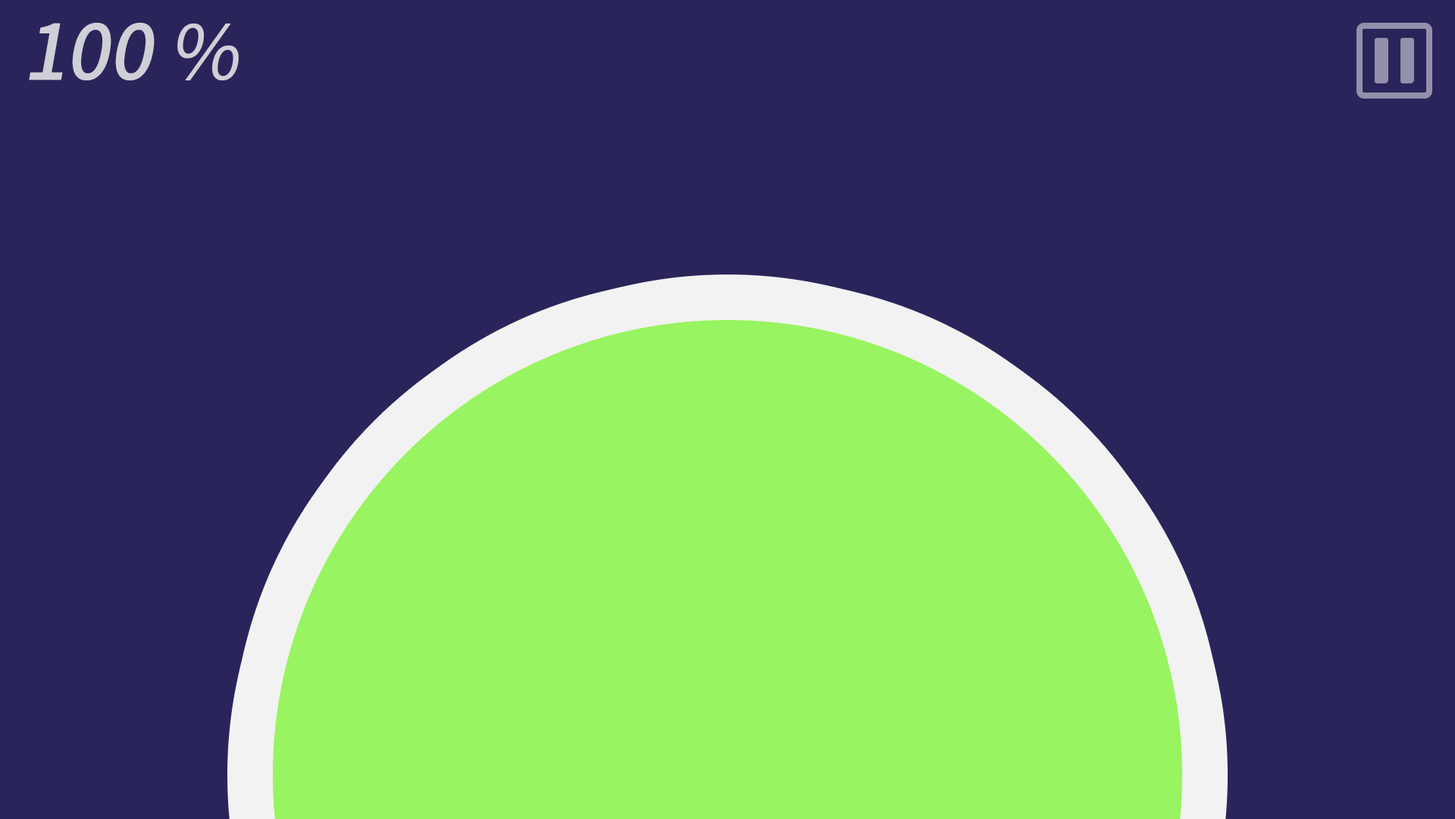
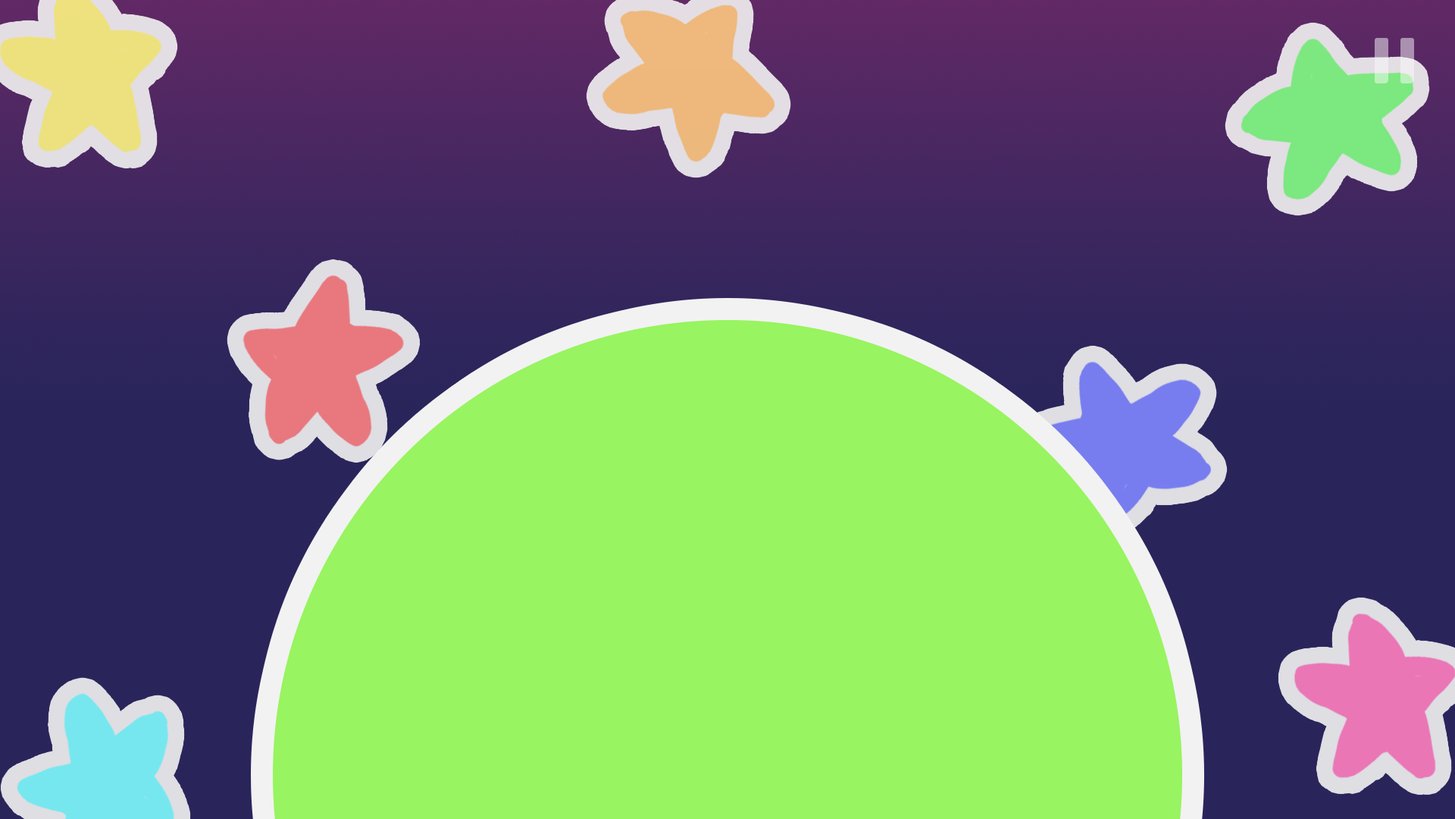
Layer changes from the first (1455, 819) image to the second:
hid "border" over [1356, 22, 1433, 99]
removed layer "100 %" (was 70%) over [28, 22, 239, 81]
added group "Stars" (90%) with 8 layers above "bg" over [0, 0, 1455, 819]
added layer "8" in group "Stars" over [1293, 612, 1455, 780]
added layer "7" in group "Stars" over [0, 0, 163, 154]
added layer "6" in group "Stars" over [15, 692, 176, 819]
added layer "5" in group "Stars" over [1035, 360, 1213, 522]
added layer "3" in group "Stars" over [242, 274, 405, 448]
added layer "2" in group "Stars" over [601, 3, 776, 163]
added layer "1" in group "Stars" over [1240, 37, 1415, 201]
painted on "bg" over [0, 0, 1455, 819]
